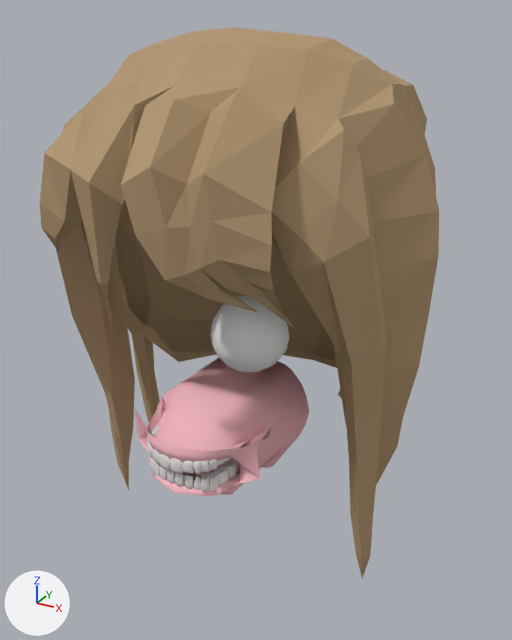
Two versions of the Blender file blenderFiles/tia_complete.blend, one commit apart.
Rendered twice from a 50 mm lens placed at (8.78, -15.8, 6.79), pointed at (-0.43, 0.96, -1.58). Arrows for +X, +Y and +Z are at lower left; the lights stay in place.

Objects in the first picture: 'eyePlane', 'hairPlane', 'insideMouth'.
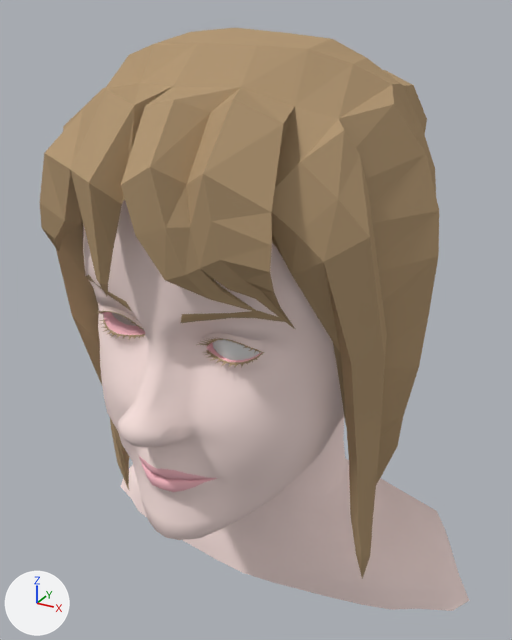
Where the change shows, as pixel boxes [x1, y1, x2, y2] in the pictures (512 x 640 px):
'facePlane', shown
    after: [83, 200, 469, 611]
'insideMouth', unchanged, covered by the edit
    before: [135, 358, 309, 496]
'eyePlane', unchanged, covered by the edit
    before: [210, 296, 289, 372]
    after: [212, 339, 261, 360]

What the commit changed:
Object 'facePlane' (ob_faceplane) is now shown.
